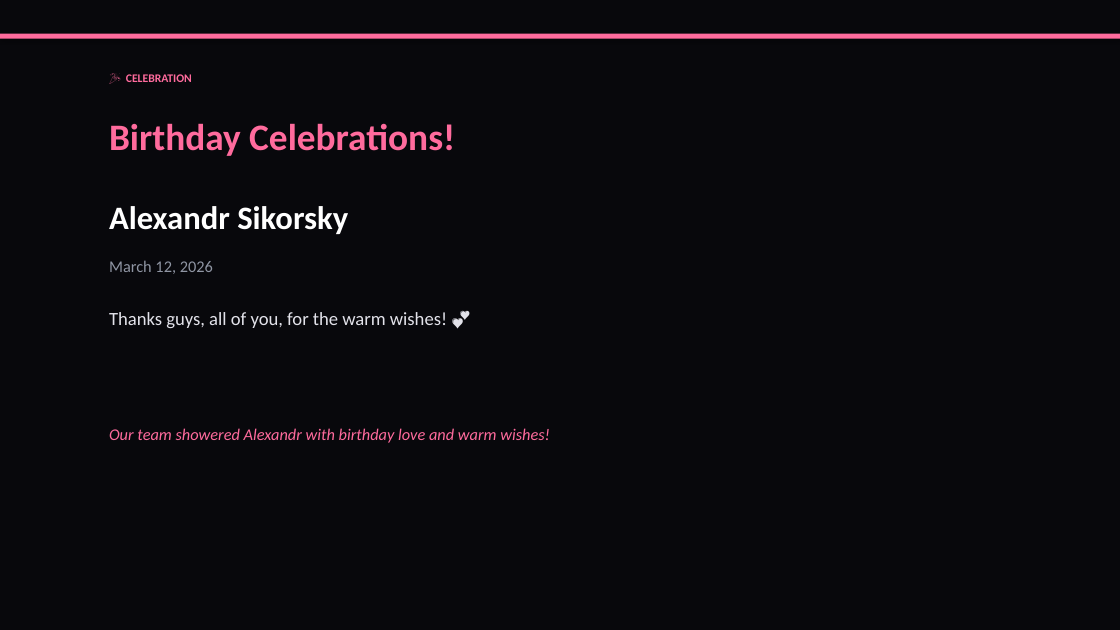
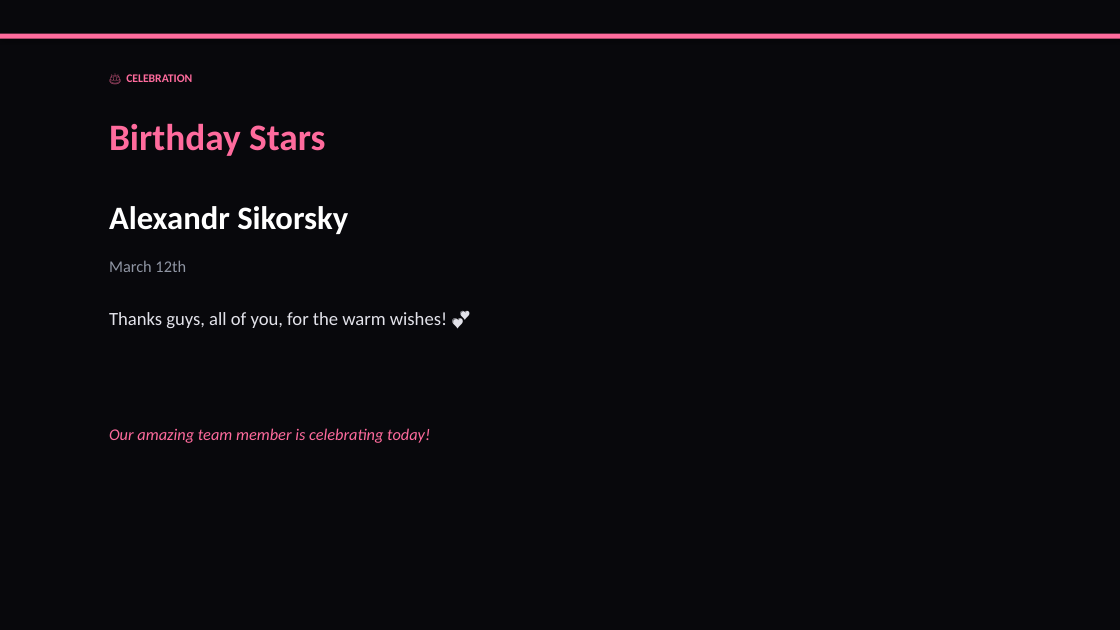
Before and after one commit to liliyagarifullina-maker/appodeal-pulse, a slide deck: slide 2 of data/archive/pulse_2026-03-12.pptx. Drawn at 1120x630 pixels with LibreOffice and Linux fonts; fonts in the diff are those of the drawing. Boxes give left, top, right and bottom in pixels: in the first picture for what was removed or moved away, otherwise in the second. Text is boxed around its words. In the diff, an @@ line names an element or a change of style, - is before the commit and + after.

```diff
--- a/data/archive/pulse_2026-03-12.pptx
+++ b/data/archive/pulse_2026-03-12.pptx
@@ text at (x1=126, y1=74, x2=192, y2=82): text changed @@
-🎉 CELEBRATION
+🎂 CELEBRATION
@@ text at (x1=109, y1=123, x2=325, y2=156): text changed @@
-Birthday Celebrations!
+Birthday Stars
@@ text at (x1=109, y1=260, x2=186, y2=272): text changed @@
-March 12, 2026
+March 12th
@@ text at (x1=109, y1=428, x2=430, y2=443): text changed @@
-Our team showered Alexandr with birthday love and warm wishes!
+Our amazing team member is celebrating today!
```
Also in this commit, not shown: 11 other slides changed, 5 slides added, 4 slides removed, 2 other files.
